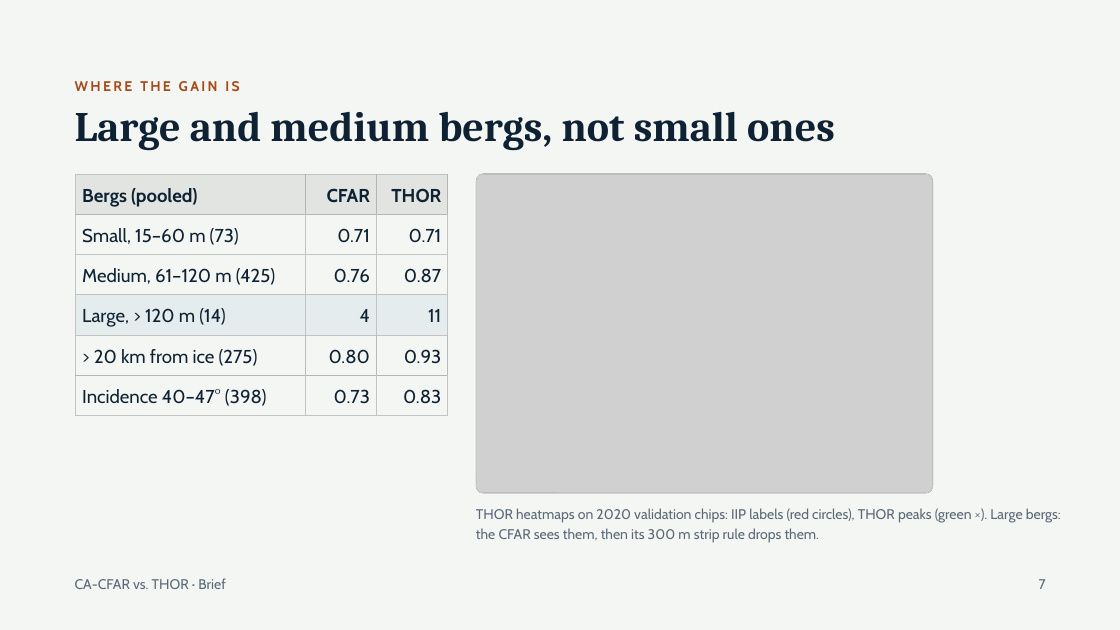
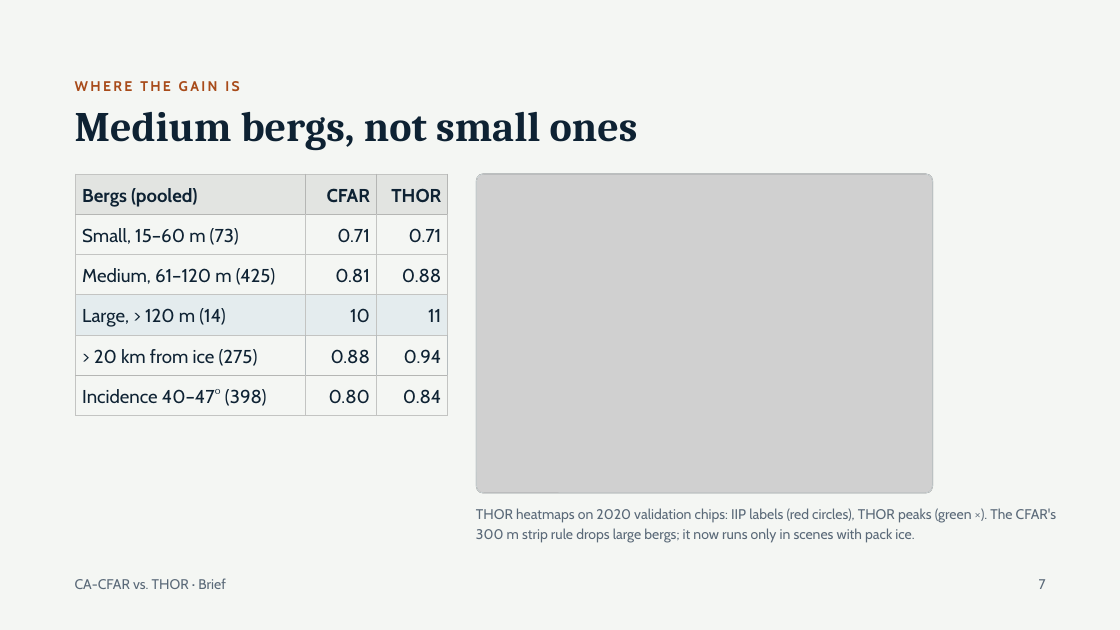
Before and after one commit to natali-kovalski/iceberg-alley-sar, a slide deck: slide 7 of docs/presentation/CA-CFAR vs THOR — Brief.pptx. Drawn at 1120x630 pixels with LibreOffice and Linux fonts; fonts in the diff are those of the drawing; grey boxes stand for pictures. Boxes give left, top, right and bottom in pixels: in the first picture for what was removed or moved away, otherwise in the second. Text is boxed around its words. In the diff, an @@ line names an element or a change of style, - is before the commit and + after.

```diff
--- a/docs/presentation/CA-CFAR vs THOR — Brief.pptx
+++ b/docs/presentation/CA-CFAR vs THOR — Brief.pptx
@@ title at bbox=[75, 112, 638, 151]: text changed @@
-Large and medium bergs, not small ones
+Medium bergs, not small ones
@@ table at bbox=[76, 174, 448, 410] @@
-row 3, column 2: 0.76
+row 3, column 2: 0.81
-row 3, column 3: 0.87
+row 3, column 3: 0.88
-row 4, column 2: 4
+row 4, column 2: 10
-row 5, column 2: 0.80
+row 5, column 2: 0.88
-row 5, column 3: 0.93
+row 5, column 3: 0.94
-row 6, column 2: 0.73
+row 6, column 2: 0.80
-row 6, column 3: 0.83
+row 6, column 3: 0.84
@@ text at bbox=[476, 508, 1056, 543]: text changed @@
-THOR heatmaps on 2020 validation chips: IIP labels (red circles), THOR peaks (green ×). Large bergs: the CFAR sees them, then its 300 m strip rule drops them.
+THOR heatmaps on 2020 validation chips: IIP labels (red circles), THOR peaks (green ×). The CFAR's 300 m strip rule drops large bergs; it now runs only in scenes with pack ice.
```
Also in this commit, not shown: 5 other slides changed, 48 other files.
